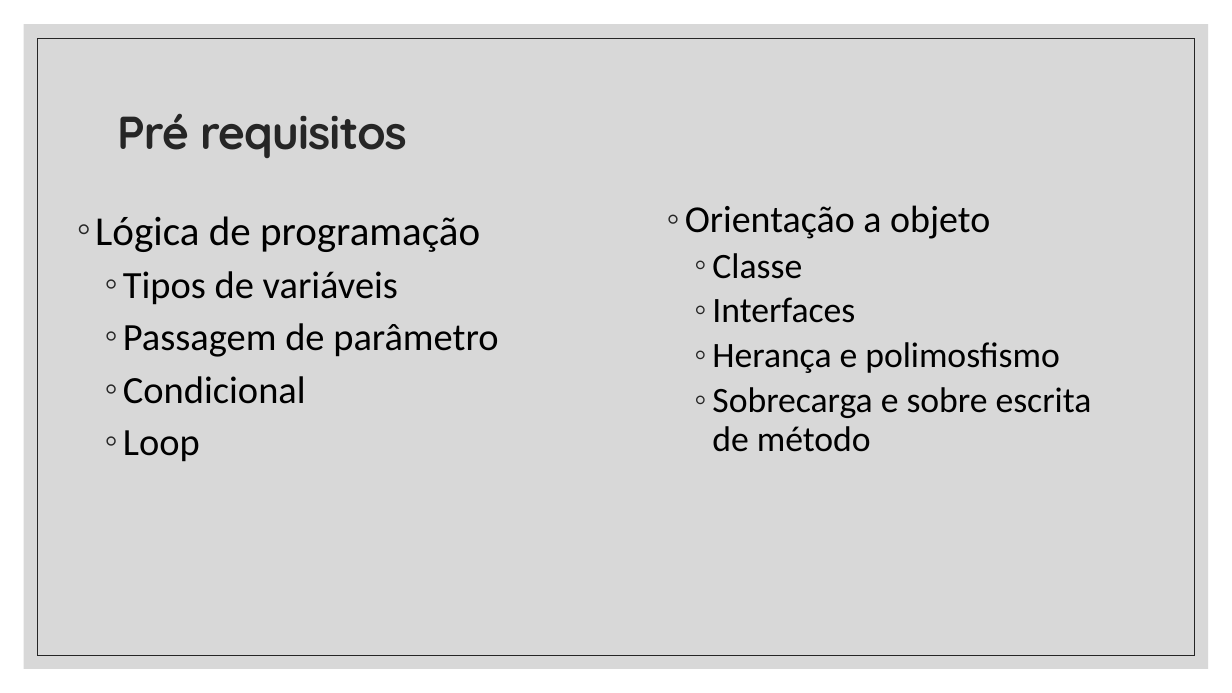
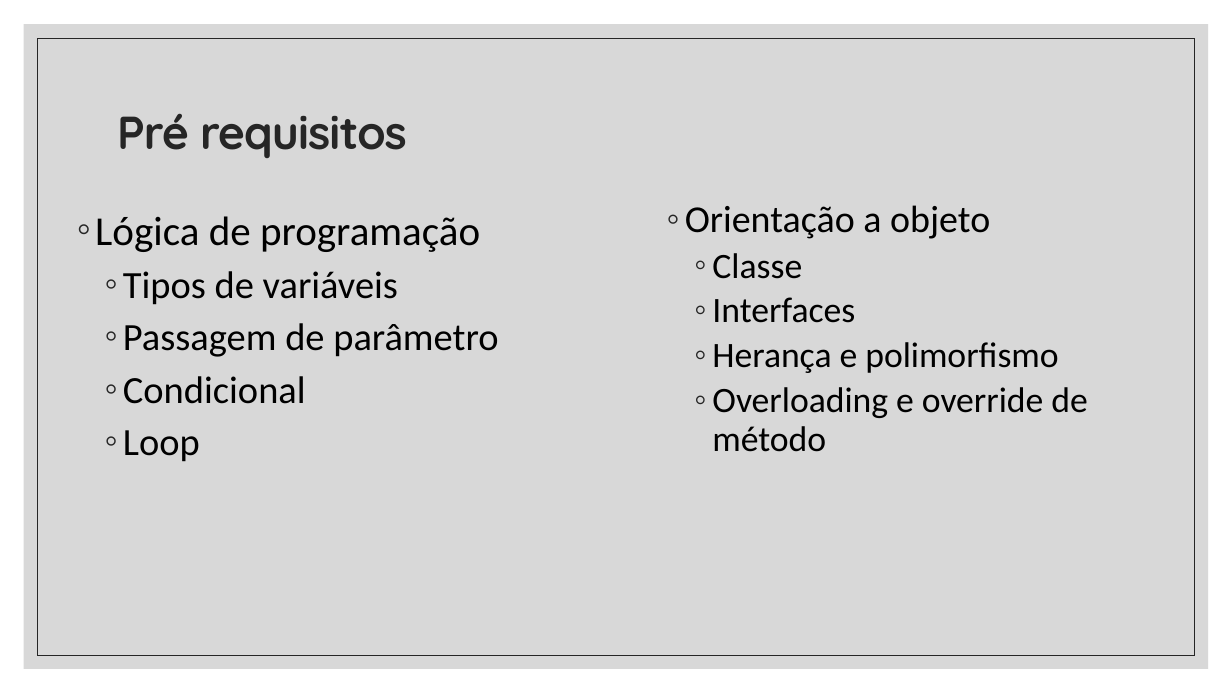
Before and after one commit to duarterafael/web-programming-classroom, a slide deck: slide 2 of classes/Projeto final.pptx. Drawn at 1232x693 pixels with LibreOffice and Linux fonts; fonts in the diff are those of the drawing. Boxes give left, top, right and bottom in pixels: in the first picture for what was removed or moved away, otherwise in the second. Text is boxed around its words. In the diff, an @@ line names an element or a change of style, - is before the commit and + after.

```diff
--- a/classes/Projeto final.pptx
+++ b/classes/Projeto final.pptx
@@ text at (712,342,1087,452): text changed @@
-  ◦ Herança e polimosfismo
-  ◦ Sobrecarga e sobre escrita de método
+  ◦ Herança e polimorfismo
+  ◦ Overloading e override de método
```
Also in this commit, not shown: 7 other slides changed, 1 slide added, 2 slides removed.
